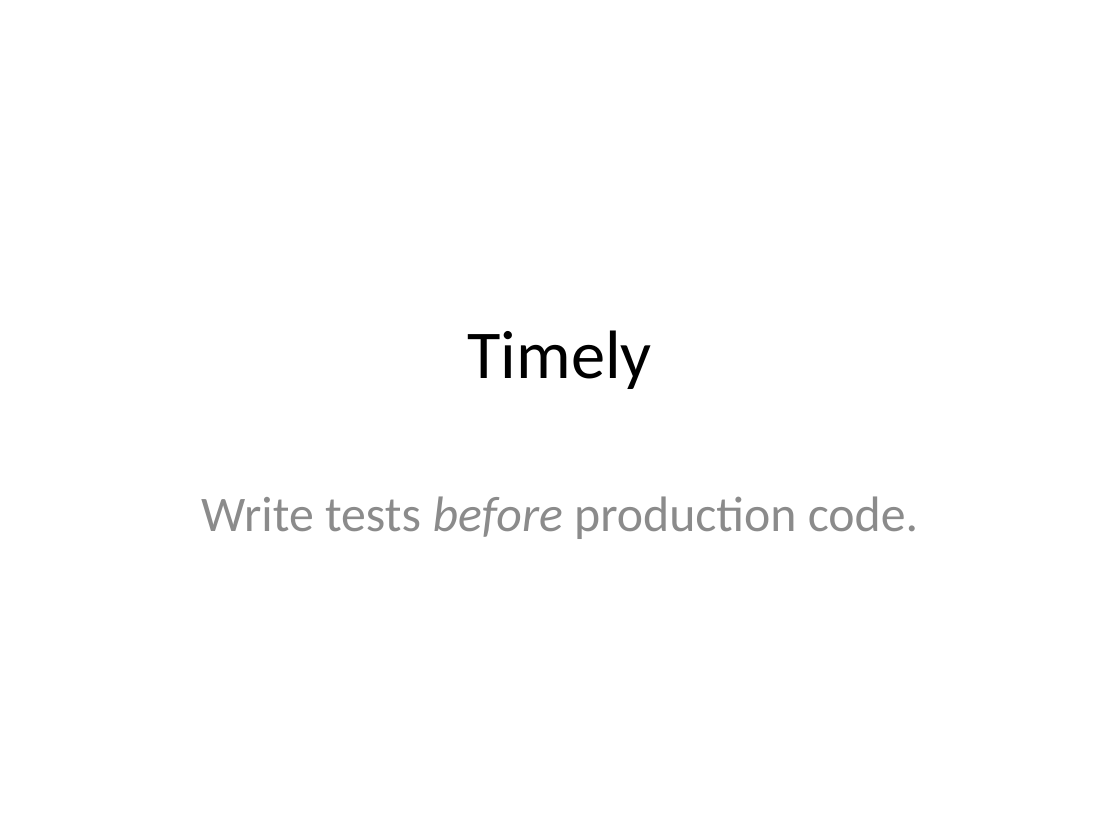
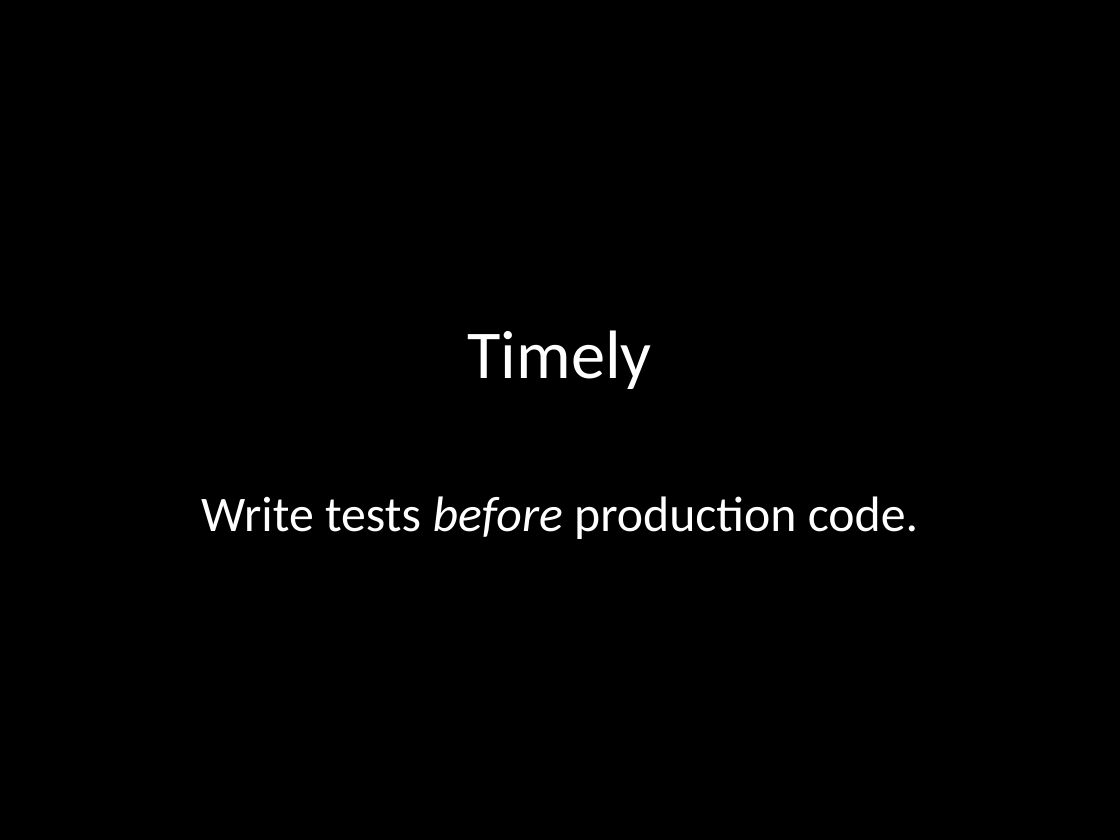
Before and after one commit to robertgreiner/presentations, a slide deck: slide 19 of testing-javascript/testing-javascript.pptx. Drawn at 1120x840 pixels with LibreOffice and Linux fonts; fonts in the diff are those of the drawing. Boxes give left, top, right and bottom in pixels: in the first picture for what was removed or moved away, otherwise in the second. Text is boxed around its words. In the diff, an @@ line names an element or a change of style, - is before the commit and + after.

```diff
--- a/testing-javascript/testing-javascript.pptx
+++ b/testing-javascript/testing-javascript.pptx
@@ background #FFFFFF to #000000 @@
@@ title "Timely" at (468, 330, 652, 389): text colour #000000 to #FFFFFF @@
@@ subtitle "Write tests before production code." at (201, 496, 918, 539): text colour #8C8C8C to #FFFFFF @@
```
Also in this commit, not shown: 25 other slides changed, 9 slides added, 1 slide removed, 4 other files.
